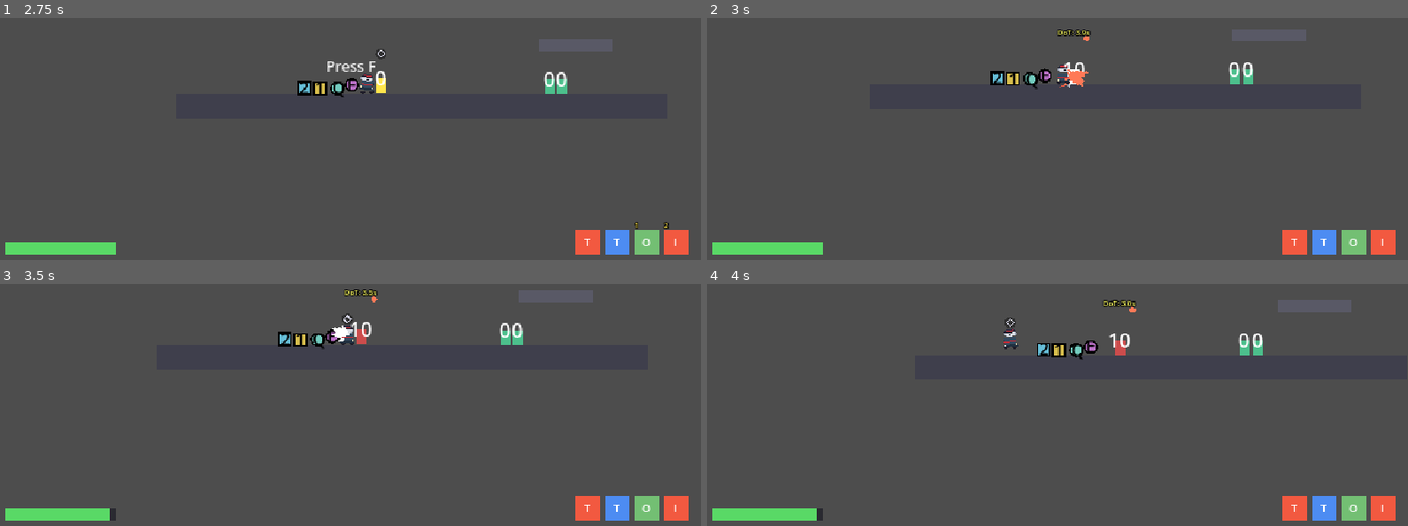
Above: before the commit, frames 1-4 (two rows, left to right).
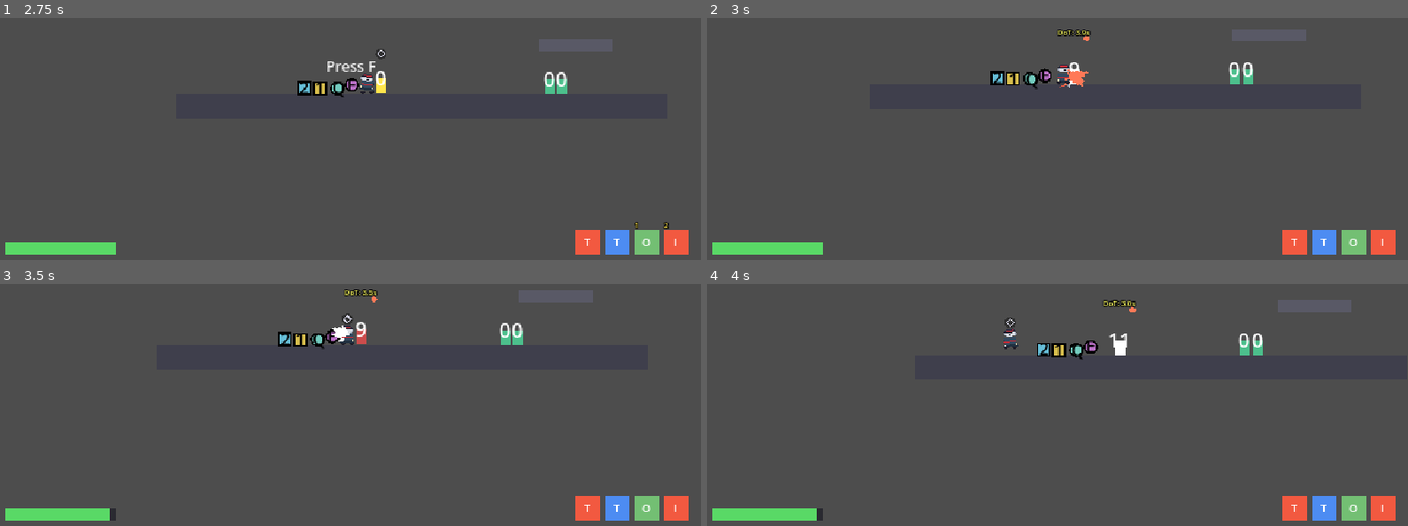
Above: after the commit, the same moments.

Repository: dry700/Elemental-Combat
Game: Godot game, scene res://scenes/world/test_arena.tscn
Same seed, same stepped clock (60 frames per second), same inputs: the game is played once before the commit and once after it.
Inputs (mouse positions are in pixels of both pictures, inside the frame that each line leads up to):
- Up to frame 1 (2.75 s): tap Enter at 0.5 s; move the mouse to (504, 49) at 0.52 s; hold D (move_right) 0.53-1.25 s; hold Space (jump) 0.53-1.25 s; click (504, 49) at 0.6 s; drag from (203, 88) to (378, 83) at 1.27 s; move the mouse to (outside the picture) at 2.02 s; hold D (move_right) from 2.03 s (still down); hold Space (jump) from 2.03 s (still down); click (outside the picture) at 2.1 s
- Up to frame 2 (3 s): release D (move_right) at 2.75 s; release Space (jump) at 2.75 s; drag from (1015, 148) to (1085, 85) at 2.77 s
- Up to frame 3 (3.5 s): no input
- Up to frame 4 (4 s): move the mouse to (1267, 392) at 3.52 s; hold A (move_left) from 3.53 s (still down); hold Space (jump) from 3.53 s (still down); tap Shift (dodge) at 3.6 s

Frame 1 is identical in both runs. In frame 2, less than 0.1% of the frame differs, in the area x 50-54%, y 18-25%; in frame 3, 0.1%; in frame 4, 0.1%, in the area x 58-61%, y 20-30%.

Commit message:
armor mechanic

Diff:
--- a/scenes/enemies/boss.gd
+++ b/scenes/enemies/boss.gd
@@ -119,13 +119,14 @@
 
 
 func _apply_damage(amount: float) -> void:
-	_total_damage_taken += amount
+	var mitigated := elemental.mitigate_damage(amount)
+	_total_damage_taken += mitigated
 	damage_label.text = str(int(_total_damage_taken))
 	_flash()
 	if _is_dead:
 		return
 
-	_current_health -= amount
+	_current_health -= mitigated
 	if _current_health <= 0.0:
 		_die()
 		return
--- a/scenes/enemies/patrol_dummy.gd
+++ b/scenes/enemies/patrol_dummy.gd
@@ -63,7 +63,9 @@
 func _physics_process(delta: float) -> void:
 	if _is_dead:
 		return
-	var _dot_damage := elemental.tick(delta)
+	var dot_damage := elemental.tick(delta)
+	if dot_damage > 0.0:
+		_apply_damage(dot_damage)
 
 	if not _is_flashing:
 		visual.set_tint(_resting_color())
@@ -133,11 +135,12 @@
 
 
 func _apply_damage(amount: float) -> void:
-	_total_damage_taken += amount
+	var mitigated := elemental.mitigate_damage(amount)
+	_total_damage_taken += mitigated
 	damage_label.text = str(int(_total_damage_taken))
 	_flash()
 	if enemy_stats != null and not _is_dead:
-		_current_health -= amount
+		_current_health -= mitigated
 		if _current_health <= 0.0:
 			_die()
 
--- a/scenes/enemies/test_dummy.gd
+++ b/scenes/enemies/test_dummy.gd
@@ -60,7 +60,9 @@
 func _physics_process(delta: float) -> void:
 	if _is_dead:
 		return
-	var _dot_damage := elemental.tick(delta)
+	var dot_damage := elemental.tick(delta)
+	if dot_damage > 0.0:
+		_apply_damage(dot_damage)
 
 	if combat_ai != null:
 		var player := get_tree().get_first_node_in_group("player") as Node2D
@@ -94,11 +96,12 @@
 
 
 func _apply_damage(amount: float) -> void:
-	_total_damage_taken += amount
+	var mitigated := elemental.mitigate_damage(amount)
+	_total_damage_taken += mitigated
 	damage_label.text = str(int(_total_damage_taken))
 	_flash()
 	if enemy_stats != null and not _is_dead:
-		_current_health -= amount
+		_current_health -= mitigated
 		if _current_health <= 0.0:
 			_die()
 
--- a/scenes/player/player.gd
+++ b/scenes/player/player.gd
@@ -658,7 +658,7 @@
 func _apply_damage(amount: float) -> void:
 	if _is_dead:
 		return
-	current_health = maxf(current_health - amount, 0.0)
+	current_health = maxf(current_health - elemental.mitigate_damage(amount), 0.0)
 	if current_health <= 0.0:
 		_die()
 
@@ -666,6 +666,8 @@
 func _die() -> void:
 	_is_dead = true
 	hurtbox.invulnerable = true  ## No further hits register — same convention as every enemy's own _die().
+	visuals.modulate = Color(0.35, 0.35, 0.35)
+	await get_tree().create_timer(0.6).timeout
 	died.emit()
 	print("Player died")
 
--- a/scripts/reactions/ElementalCombatant.gd
+++ b/scripts/reactions/ElementalCombatant.gd
@@ -98,6 +98,7 @@
 var dot_effect := DotEffect.new()
 var slow_effect := SlowEffect.new()
 var disable_effect := DisableEffect.new()
+var armor_buff := ArmorBuffEffect.new()
 
 var _element_indicator: ElementIndicator
 var _dot_indicator: DotIndicator
@@ -138,6 +139,7 @@
 	status.tick(delta)
 	slow_effect.tick(delta)
 	disable_effect.tick(delta)
+	armor_buff.tick(delta)
 	_tick_icd(delta)
 	var dot_damage := dot_effect.tick(delta)
 	if show_debug_readout:
@@ -178,6 +180,11 @@
 
 func get_speed_multiplier() -> float:
 	return slow_effect.get_speed_multiplier()
+
+
+func mitigate_damage(raw_damage: float) -> float:
+	var effective_armor := armor + armor_buff.get_bonus_armor()
+	return raw_damage * (100.0 / (100.0 + effective_armor))
 
 
 ## For an owner's starting/default status (e.g. TestDummy's Kim start).
--- /dev/null
+++ b/scripts/reactions/armor_buff_effect.gd
@@ -0,0 +1,40 @@
+class_name ArmorBuffEffect
+extends RefCounted
+## Reusable armor-bonus component. Owner reads get_bonus_armor() when
+## computing mitigated damage and applies it to whatever armor value it
+## already uses. Refresh-only.
+
+signal expired
+
+var bonus_armor: float = 0.0
+var active: bool = false
+
+var _remaining_duration: float = 0.0
+
+
+func apply(p_bonus_armor: float, p_duration: float) -> void:
+	bonus_armor = p_bonus_armor
+	_remaining_duration = p_duration
+	active = true
+
+
+func tick(delta: float) -> void:
+	if not active:
+		return
+	_remaining_duration -= delta
+	if _remaining_duration <= 0.0:
+		clear()
+		expired.emit()
+
+
+func get_bonus_armor() -> float:
+	return bonus_armor if active else 0.0
+
+
+func get_remaining_duration() -> float:
+	return _remaining_duration
+
+
+func clear() -> void:
+	active = false
+	bonus_armor = 0.0
--- a/test/integration/test_boss_phase_transition.gd
+++ b/test/integration/test_boss_phase_transition.gd
@@ -14,6 +14,7 @@
 	boss = boss_scene.instantiate()
 	boss.boss_stats = load(BOSS_STATS_PATH)
 	add_child_autofree(boss)
+	boss.elemental.armor = 0.0
 
 func test_starts_in_phase_1_with_phase_1_element():
 	assert_eq(boss._current_phase, 1)
--- a/test/integration/test_run_manager_persistence.gd
+++ b/test/integration/test_run_manager_persistence.gd
@@ -21,6 +21,7 @@
 	var player_scene: PackedScene = load("res://scenes/player/player.tscn")
 	player = player_scene.instantiate()
 	add_child_autofree(player)
+	player.elemental.armor = 0.0
 	# Reset RunManager's own state between tests — it's a persistent
 	# autoload, not a fresh instance per test.
 	RunManager._sequence = []
@@ -47,19 +48,21 @@
 	assert_eq(history[-1]["rooms_cleared"], 2)
 	assert_false(SaveManager.has_in_progress_run())
 
-func test_player_death_triggers_a_loss_record():
+func test_player_death_triggers_a_loss_record() -> void:
 	RunManager._sequence = ["res://a.tscn", "res://b.tscn", "res://c.tscn"]
 	RunManager._current_index = 1
 	player._apply_damage(player.max_health)  # lethal
+	await wait_for_signal(player.died, 1.0)
 	var history := SaveManager.get_run_history()
 	assert_eq(history[-1]["outcome"], "loss")
 	assert_eq(history[-1]["rooms_cleared"], 1)
 
-func test_death_after_run_already_finished_does_not_double_record():
+func test_death_after_run_already_finished_does_not_double_record() -> void:
 	RunManager._sequence = ["res://a.tscn"]
 	RunManager._finish_run("win", 1)  # _run_active is now false
 	var count_before := SaveManager.get_run_history().size()
 	player._apply_damage(player.max_health)
+	await wait_for_signal(player.died, 1.0)
 	assert_eq(SaveManager.get_run_history().size(), count_before, "a death after the run already ended must not add a second entry")
 
 func test_resume_from_save_restores_sequence_and_player_state():
--- /dev/null
+++ b/test/unit/test_armor_buff_effect.gd
@@ -0,0 +1,36 @@
+extends GutTest
+## Unit tests for ArmorBuffEffect.
+
+var armor_buff: ArmorBuffEffect
+
+func before_each():
+	armor_buff = ArmorBuffEffect.new()
+
+func test_inactive_by_default_bonus_is_zero():
+	assert_false(armor_buff.active)
+	assert_eq(armor_buff.get_bonus_armor(), 0.0)
+
+func test_apply_activates_with_given_bonus():
+	armor_buff.apply(8.0, 2.0)
+	assert_eq(armor_buff.get_bonus_armor(), 8.0)
+
+func test_tick_expires_and_returns_bonus_to_zero():
+	armor_buff.apply(8.0, 1.0)
+	watch_signals(armor_buff)
+	armor_buff.tick(1.1)
+	assert_false(armor_buff.active)
+	assert_eq(armor_buff.get_bonus_armor(), 0.0)
+	assert_signal_emitted(armor_buff, "expired")
+
+func test_apply_refreshes_without_stacking():
+	armor_buff.apply(8.0, 2.0)
+	armor_buff.apply(12.0, 3.0)
+	assert_true(armor_buff.active)
+	assert_eq(armor_buff.get_bonus_armor(), 12.0)
+	assert_eq(armor_buff.get_remaining_duration(), 3.0)
+
+func test_tick_does_not_expire_before_duration_elapses():
+	armor_buff.apply(8.0, 2.0)
+	armor_buff.tick(1.0)
+	assert_true(armor_buff.active)
+	assert_eq(armor_buff.get_bonus_armor(), 8.0)
--- /dev/null
+++ b/test/unit/test_armor_mitigation.gd
@@ -0,0 +1,40 @@
+extends GutTest
+## Unit tests for ElementalCombatant armor mitigation.
+
+var combatant: ElementalCombatant
+
+func before_each():
+	combatant = ElementalCombatant.new()
+	combatant.show_debug_readout = false
+	add_child_autofree(combatant)
+
+func test_zero_armor_is_identity():
+	combatant.armor = 0.0
+	assert_almost_eq(combatant.mitigate_damage(25.0), 25.0, 0.001)
+
+func test_ten_armor_reduces_damage_by_expected_ratio():
+	combatant.armor = 10.0
+	assert_almost_eq(combatant.mitigate_damage(100.0), 100.0 * 100.0 / 110.0, 0.001)
+
+func test_one_hundred_armor_halves_damage():
+	combatant.armor = 100.0
+	assert_almost_eq(combatant.mitigate_damage(100.0), 50.0, 0.001)
+
+func test_active_armor_buff_adds_to_base_armor():
+	combatant.armor = 10.0
+	combatant.armor_buff.apply(10.0, 2.0)
+	assert_almost_eq(combatant.mitigate_damage(100.0), 100.0 * 100.0 / 120.0, 0.001)
+
+func test_expired_armor_buff_no_longer_mitigates_damage():
+	combatant.armor = 10.0
+	combatant.armor_buff.apply(10.0, 1.0)
+	combatant.tick(1.0)
+	assert_almost_eq(combatant.mitigate_damage(100.0), 100.0 * 100.0 / 110.0, 0.001)
+
+func test_sever_shreds_base_armor_but_preserves_active_buff():
+	combatant.armor = 10.0
+	combatant.armor_buff.apply(10.0, 2.0)
+	var attacker := Node2D.new()
+	add_child_autofree(attacker)
+	combatant._apply_sever_burst(3.0, attacker)
+	assert_almost_eq(combatant.mitigate_damage(100.0), 100.0 * 100.0 / 117.0, 0.001)
--- a/test/unit/test_player_death.gd
+++ b/test/unit/test_player_death.gd
@@ -11,21 +11,24 @@
 	var player_scene: PackedScene = load(PLAYER_SCENE_PATH)
 	player = player_scene.instantiate()
 	add_child_autofree(player)
+	player.elemental.armor = 0.0
 
 func test_damage_below_max_health_does_not_die():
 	player._apply_damage(player.max_health * 0.5)
 	assert_false(player._is_dead)
 
-func test_lethal_damage_triggers_death():
+func test_lethal_damage_triggers_death() -> void:
 	watch_signals(player)
 	player._apply_damage(player.max_health)
 	assert_true(player._is_dead)
+	await wait_for_signal(player.died, 1.0)
 	assert_signal_emitted(player, "died")
 
-func test_died_signal_fires_only_once():
+func test_died_signal_fires_only_once() -> void:
 	watch_signals(player)
 	player._apply_damage(player.max_health)
 	player._apply_damage(10.0)
+	await wait_for_signal(player.died, 1.0)
 	assert_signal_emit_count(player, "died", 1)
 
 func test_further_damage_after_death_does_not_reduce_health_further():
Not shown, added: scripts/reactions/armor_buff_effect.gd.uid
Not shown, added: test/unit/test_armor_buff_effect.gd.uid
Not shown, added: test/unit/test_armor_mitigation.gd.uid
Not shown, added: .github/.gitignore
Not shown, added: .github/copilot-instructions.md
Not shown, added: .github/prompts/plan-elementalRoguelike.prompt.md
Not shown, added: .github/prompts/plan.prompt.md
Not shown, added: AGENT_PLAN.md
Not shown, changed: Design.md
Not shown, added: plan.md
